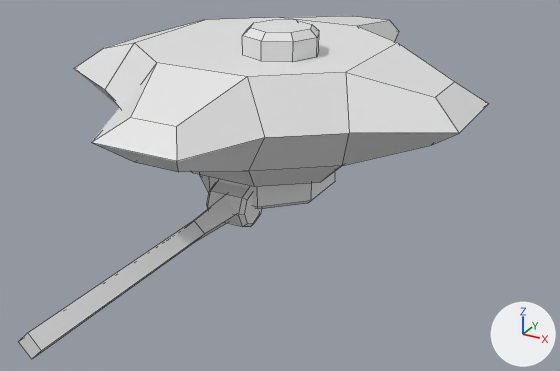
Two versions of the FBX model Assets/Models/NPCs/NPC_DroneGrey.fbx, one commit apart.
Camera for both pictures: a 50 mm camera at (3.06, -5.33, 2.15) aimed at (0.28, -0.27, -0.38). The axes (+X, +Y, +Z) are drawn at lower right. The lights are the same throughout. Mesh edges are drawn as thin lines. Where no turn or scale is listed for an object, it has been applied to the vertices.

The scene before the commit, as lines of its bpy script (objects in view):
```python
me_cube = bpy.data.meshes.new('Cube')
me_cube.from_pydata(...)  # 80 vertices, 68 faces; spans x -1.72..1.72, y -1.72..2.39, z -0.24..0.9
me_cube.materials.append(mat_material)  # white #e7e7e7
me_cylinder = bpy.data.meshes.new('Cylinder')
me_cylinder.from_pydata(...)  # 32 vertices, 26 faces; spans x -0.54..0.54, y -0.54..0.54, z -0.285..0.0
me_cylinder_001 = bpy.data.meshes.new('Cylinder.001')
me_cylinder_001.from_pydata(...)  # 44 vertices, 36 faces; spans x -0.18..0.18, y -2.24..0.18, z -0.18..0.18
ob_npc_dronegrey = bpy.data.objects.new('NPC_DroneGrey', me_cube)
ob_npc_dronegrey.location = (0.0, 0.0, 0.0)
ob_npc_dronegrey_gun = bpy.data.objects.new('NPC_DroneGrey_Gun', me_cylinder_001)
ob_npc_dronegrey_gun.location = (0.0, -0.519, -0.499)
ob_npc_dronegrey_turret = bpy.data.objects.new('NPC_DroneGrey_Turret', me_cylinder)
ob_npc_dronegrey_turret.location = (0.0, 0.0, -0.235)
```
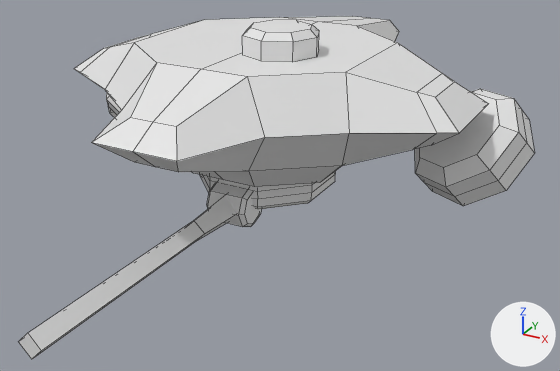
Where the newer file only moved an object's origin or applied its transform, the numbers keep the older frame.

What differs and where, as boxes [x1, y1, x2, y2] in the pictures (560 x 371 px):
'NPC_DroneGrey', reshaped (11% wider, 11% taller)
    before: [74, 16, 488, 187]
    after: [74, 16, 534, 206]
part 1 of me_cube, added
    after: [415, 89, 534, 206]
part 2 of me_cube, added
    after: [106, 93, 122, 118]
part 3 of me_cube, built on
    both: [74, 16, 459, 187]

The change in detail:
me_cube is used by ob_npc_dronegrey; location (0.0, 0.0, 0.0).
me_cube had 80 vertices, 68 faces and spanned x -1.72..1.72, y -1.72..2.39, z -0.24..0.9.
me_cube now has 200 vertices, 175 faces and spans x -2.08..2.08, y -1.72..2.39, z -0.5..0.9.
me_cube part 1: a new loose piece of 48 vertices spanning x 1.09..2.08, y 0.1..1.02, z -0.5..0.34, in mat_material (white #e7e7e7).
me_cube part 2: a new loose piece of 48 vertices spanning x -2.08..-1.09, y 0.1..1.02, z -0.5..0.34, in mat_material (white #e7e7e7).
Part 3, on me_cube:
25 faces are deleted.
24 vertices are added at x -1.59..1.59, y -1.72..2.39, z -0.24..0.7.
48 new faces join them.
